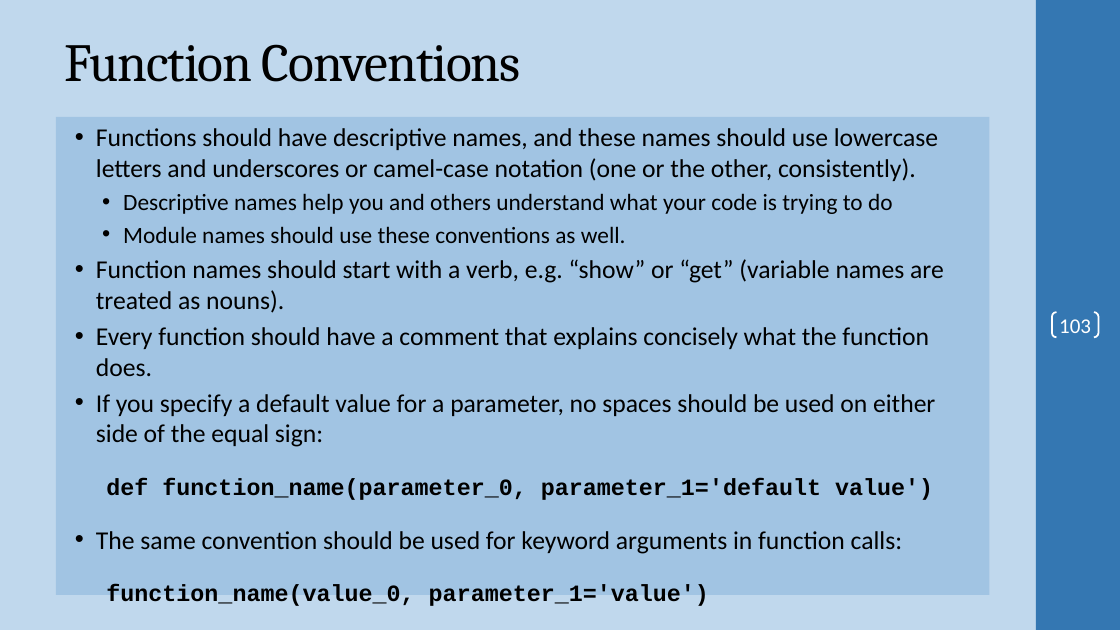
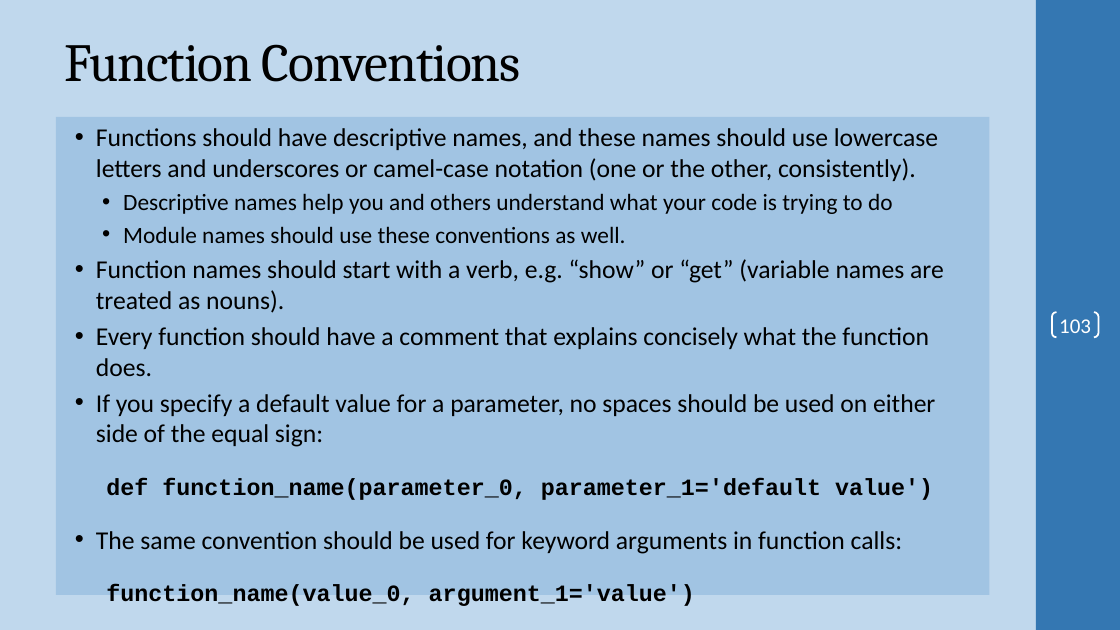
Before and after one commit to ProfSingletary/2023SpringNetworkScripting5Fridays, a slide deck: slide 103 of Day2.pptx. Drawn at 1120x630 pixels with LibreOffice and Linux fonts; fonts in the diff are those of the drawing; background and template pictures are left out. Boxes give left, top, right and bottom in pixels: in the first picture for what was removed or moved away, otherwise in the second. Text is boxed around its words. In the diff, an @@ line names an element or a change of style, - is before the commit and + after.

```diff
--- a/Day2.pptx
+++ b/Day2.pptx
@@ text at (x1=106, y1=584, x2=695, y2=606): text changed @@
-  function_name(value_0, parameter_1='value')
+  function_name(value_0, argument_1='value')
```
Also in this commit, not shown: 11 other slides changed, 2 other files.
